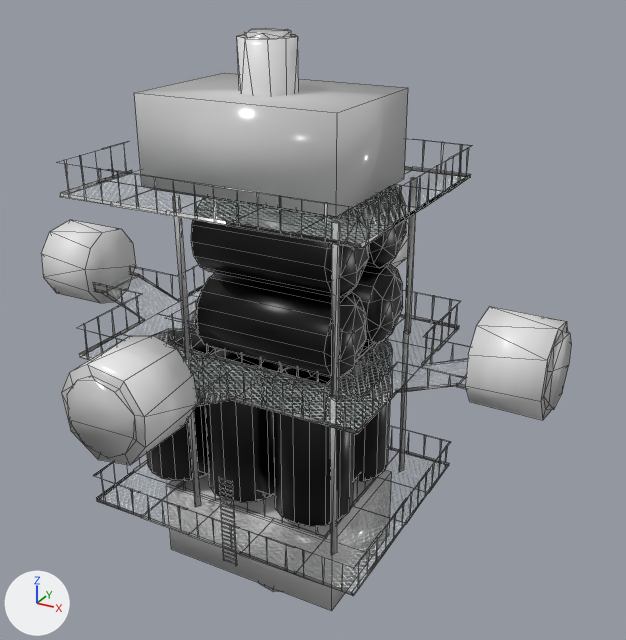
What one commit did to the FBX model Assets/ThirdParty/Imports/Tankmodul.fbx.
Rendered twice from a 50 mm lens placed at (10.34, -16.77, 7.91), pointed at (0.74, 0.69, -0.81). Arrows for +X, +Y and +Z are at lower left; the lights stay in place. Mesh edges are drawn as thin lines.

Before the edit, the objects in view are built like this:
```python
me_dome_hp_006 = bpy.data.meshes.new('Dome hp.006')
me_dome_hp_006.from_pydata(...)  # 3000 vertices, 1823 faces; spans x -7.04..7.08, y -6.29..6.4, z -8.73..6.11
# faces by material slot: [999, 89, 50, 685]
me_dome_hp_006.materials.append(mat_mat__basecolor)  # light grey #cccccc
me_dome_hp_006.materials.append(mat_mat_röhre_padded)  # its picture is missing
me_dome_hp_006.materials.append(mat_mat_gitter)
me_dome_hp_006.materials.append(mat_mat_metall)  # black #313131
ob_tankmodul_lp = bpy.data.objects.new('Tankmodul lp', me_dome_hp_006)
ob_tankmodul_lp.location = (0.0, 0.0, 0.0)
```
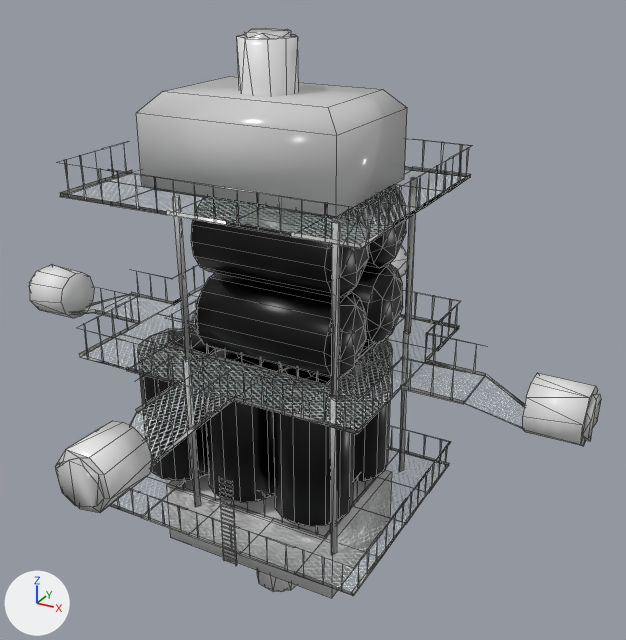
Pixel boxes (x1, y1, x2, y2) of what changed, in the pictures (626 x 640 px; the box of a moved part takes in the faces that stretch with it):
'Tankmodul lp', reshaped (8% wider)
    before: (41, 28, 571, 611)
    after: (29, 28, 601, 598)
part 1 of me_dome_hp_006, moved or reshaped (not visible before)
    after: (140, 385, 232, 428)
part 2 of me_dome_hp_006, moved or reshaped (not visible before)
    after: (194, 397, 235, 431)
part 3 of me_dome_hp_006, moved or reshaped (not visible before)
    after: (136, 382, 179, 413)
part 4 of me_dome_hp_006, moved or reshaped (not visible before)
    after: (404, 363, 484, 402)
part 5 of me_dome_hp_006, moved or reshaped (not visible before)
    after: (425, 359, 486, 376)
part 6 of me_dome_hp_006, moved or reshaped
    before: (456, 383, 466, 389)
    after: (400, 385, 464, 404)
part 7 of me_dome_hp_006, moved or reshaped
    before: (131, 272, 138, 276)
    after: (131, 292, 174, 304)
part 8 of me_dome_hp_006, moved or reshaped
    before: (95, 289, 102, 293)
    after: (95, 310, 139, 323)
part 9 of me_dome_hp_006, moved or reshaped
    before: (99, 276, 133, 293)
    after: (101, 295, 171, 321)
part 10 of me_dome_hp_006, deleted
    before: (41, 220, 571, 465)
part 11 of me_dome_hp_006, built on
    before: (106, 270, 468, 407)
    after: (29, 245, 601, 513)
part 12 of me_dome_hp_006, moved or reshaped
    before: (166, 472, 392, 611)
    after: (166, 472, 392, 598)
part 13 of me_dome_hp_006, moved or reshaped
    before: (135, 73, 408, 217)
    after: (136, 76, 407, 217)
part 14 of me_dome_hp_006, surface changed
    both: (60, 146, 455, 583)

The change in detail:
me_dome_hp_006 is used by ob_tankmodul_lp; location (0.0, 0.0, 0.0).
me_dome_hp_006 had 3000 vertices, 1823 faces and spanned x -7.04..7.08, y -6.29..6.4, z -8.73..6.11.
me_dome_hp_006 now has 2916 vertices, 1774 faces and spans x -7.82..7.86, y -7.06..7.15, z -8.73..6.11.
me_dome_hp_006 part 1: the loose piece of 4 vertices spanning x -0.72..0.77, y -5.84..-4.35, z -0.8 is moved by (0.0, 1.41, -0.5).
me_dome_hp_006 part 2: the loose piece of 4 vertices spanning x 0.76..0.78, y -5.84..-4.35, z -0.82..-0.73 is moved by (0.0, 1.41, -0.5).
me_dome_hp_006 part 3: the loose piece of 4 vertices spanning x -0.74..-0.71, y -5.84..-4.35, z -0.82..-0.73 is moved by (0.0, 1.41, -0.5).
me_dome_hp_006 part 4: the loose piece of 4 vertices spanning x 5.11..6.61, y -0.92..0.57, z -0.81 is moved by (-1.38, 0.21, -0.5).
me_dome_hp_006 part 5: the loose piece of 4 vertices spanning x 5.11..6.61, y 0.56..0.58, z -0.82..-0.73 is moved by (-1.38, 0.21, -0.5).
me_dome_hp_006 part 6: the loose piece of 4 vertices spanning x 5.11..6.61, y -0.94..-0.91, z -0.82..-0.73 is moved by (-1.38, 0.21, -0.5).
me_dome_hp_006 part 7: the loose piece of 4 vertices spanning x -6.57..-5.07, y 1.0..1.03, z -0.82..-0.73 is moved by (1.37, -0.24, -0.5).
me_dome_hp_006 part 8: the loose piece of 4 vertices spanning x -6.57..-5.07, y -0.49..-0.47, z -0.82..-0.73 is moved by (1.37, -0.24, -0.5).
me_dome_hp_006 part 9: the loose piece of 4 vertices spanning x -6.57..-5.07, y -0.48..1.02, z -0.81 is moved by (1.37, -0.24, -0.5).
me_dome_hp_006 part 10: 61 loose pieces with 316 vertices, spanning x -7.04..7.08, y -6.29..6.4, z -1.37..0.72, are deleted.
me_dome_hp_006 part 11: 12 vertices moved from x -3.73..3.77, y -0.95..1.04, z -1.34..-0.56 to x -3.73..3.77, y -0.72..0.8, z -1.34..-0.56; 33 vertices removed from x -5.1..5.14, y -4.37..4.53, z -1.33..-0.55; 257 vertices added at x -7.82..7.86, y -7.06..7.15, z -1.96..-0.55.
me_dome_hp_006 part 12: 4 vertices removed from x -2.51..2.51, y -1.56..1.95, z -7.57; 8 vertices added at x -2.51..2.51, y -1.56..1.95, z -7.57..-7.16.
me_dome_hp_006 part 13: 4 vertices removed from x -2.51..2.51, y -1.56..1.95, z 4.82; 8 vertices added at x -2.51..2.51, y -1.56..1.95, z 4.39..4.82.
me_dome_hp_006 part 14: 200 kept faces spanning x -3.74..3.78, y -2.97..3.06, z -5.51..3.45 get new texture (UV) coordinates.
